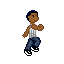
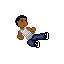
Layer changes from the first (64, 64) image to the second:
added layer "Jumpkick" above "Jumping" over 15, 15, 49, 48
hid group "Jumping" (2 layers) over 22, 10, 44, 56
